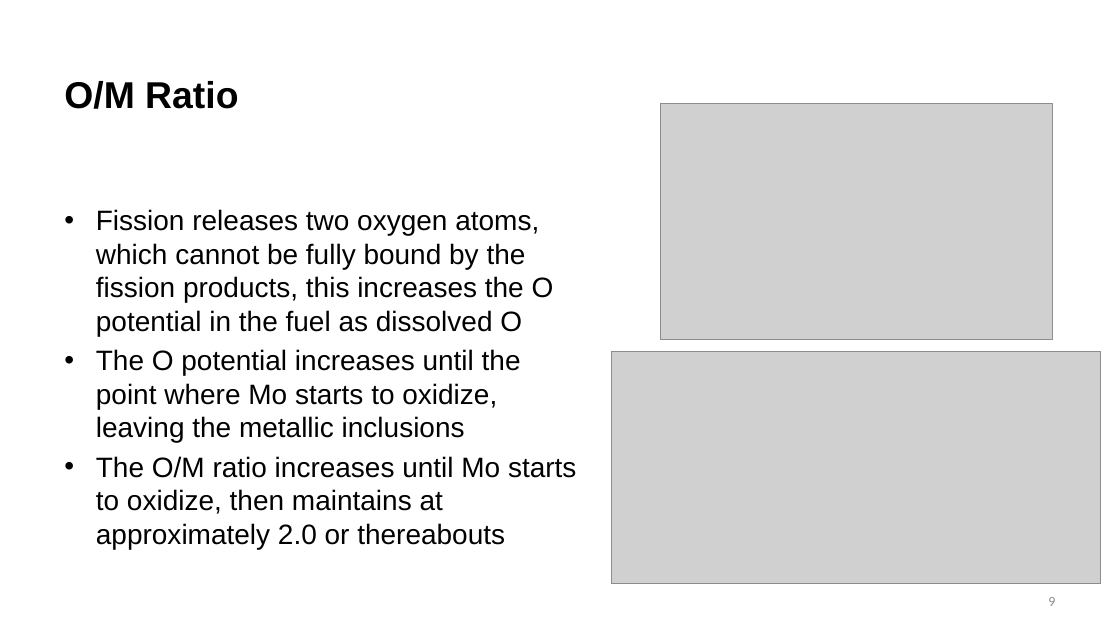
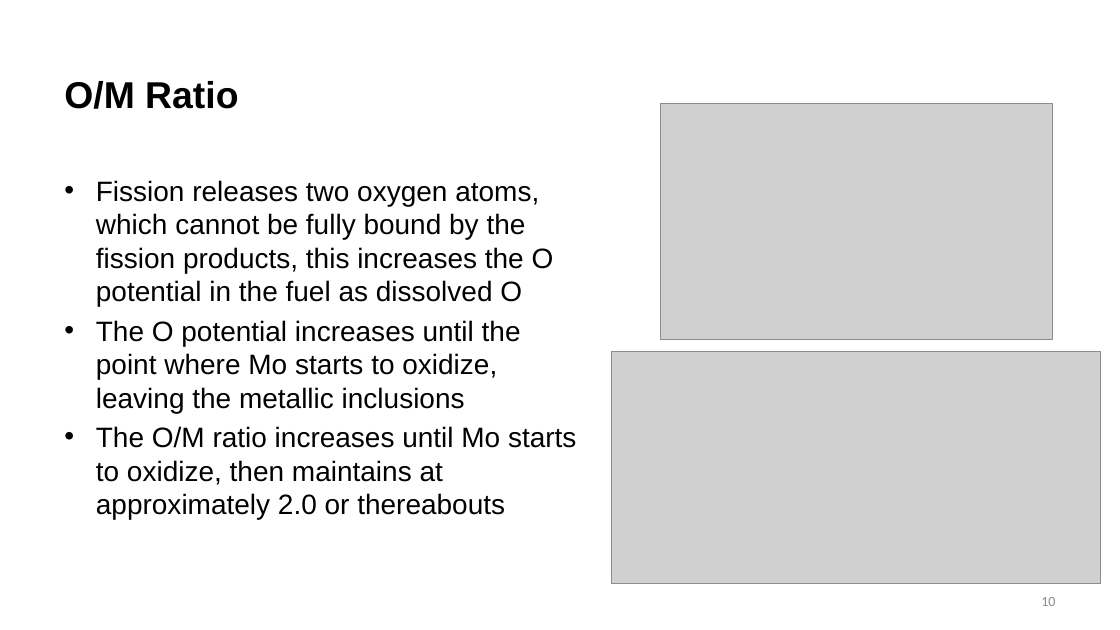
Before and after one commit to benbeeler/TEACHING, a slide deck: slide 10 of Nuclear_Fuel_Performance/NE533_Spring2026/Module4/Lec21_MOX.pptx (slide 9 before the commit). Drawn at 1120x630 pixels with LibreOffice and Linux fonts; fonts in the diff are those of the drawing; grey boxes stand for pictures; background and template pictures are left out. Boxes give left, top, right and bottom in pixels: in the first picture for what was removed or moved away, otherwise in the second. Text is boxed around its words. In the diff, an @@ line names an element or a change of style, - is before the commit and + after.

```diff
--- a/Nuclear_Fuel_Performance/NE533_Spring2026/Module4/Lec21_MOX.pptx
+++ b/Nuclear_Fuel_Performance/NE533_Spring2026/Module4/Lec21_MOX.pptx
@@ text "Fission releases two oxygen atoms, ..." moved from (x1=96, y1=209, x2=576, y2=549) to (x1=96, y1=180, x2=576, y2=519) @@
@@ page number at (x1=1041, y1=597, x2=1055, y2=606): text changed @@
-9
+10
```
Also in this commit, not shown: 7 other slides changed, 1 slide added, 9 other files.
